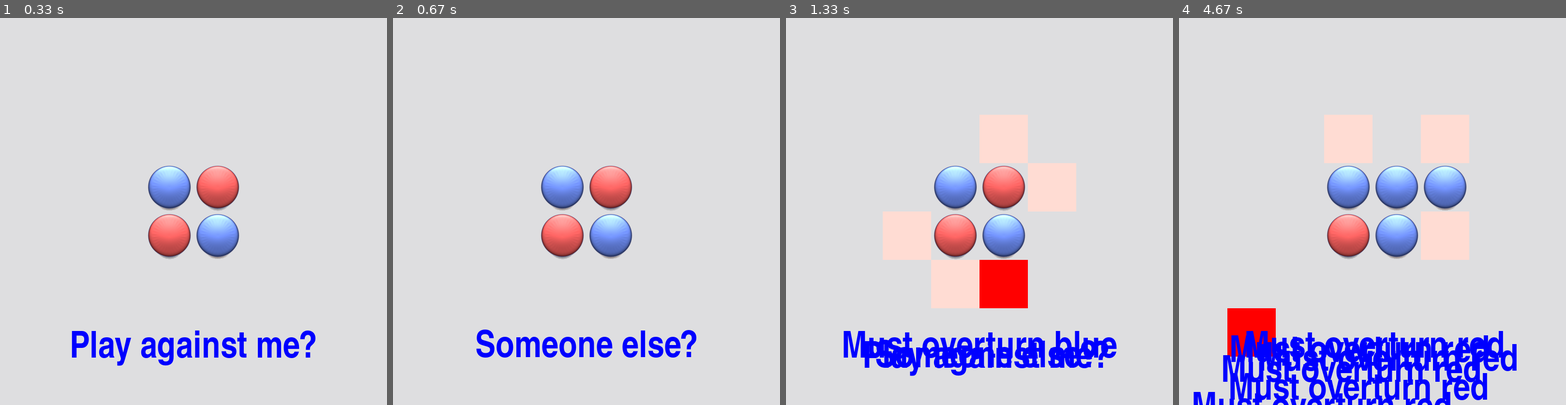
Above: before the commit, frames 1-4 (left to right).
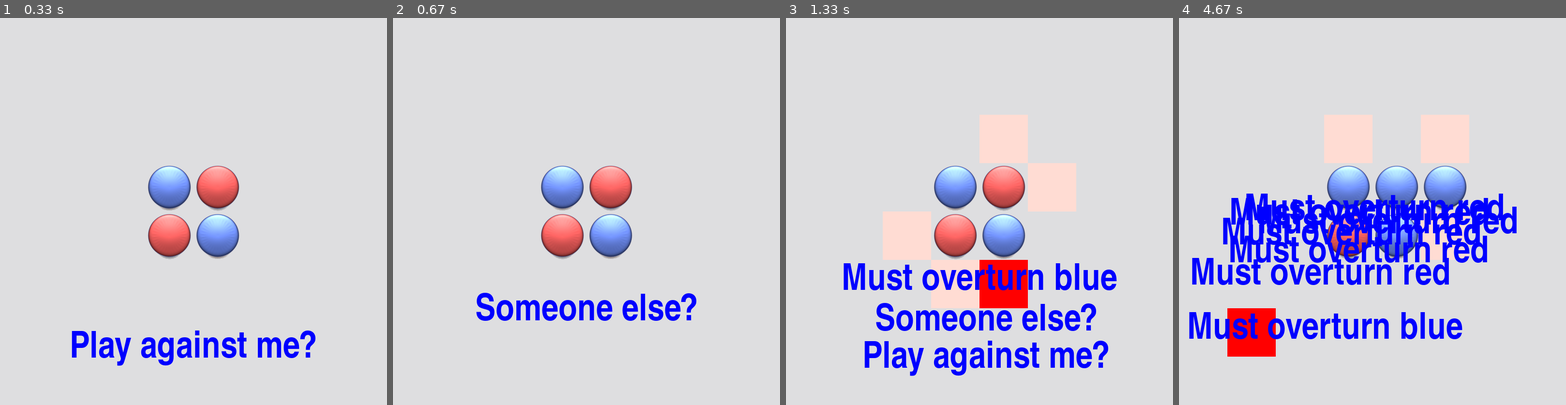
Above: after the commit, the same moments.

Repository: RageInTheCage/Random
Game: pygame game, started from Python/Reversi/Game.py
Two runs of this game, one before a commit and one after it. Both use one fixed random seed, a clock stepped at 60 frames per second and the inputs below.
Inputs (mouse positions are in pixels of both pictures, inside the frame that each line leads up to):
- Up to frame 1 (0.33 s): no input
- Up to frame 2 (0.67 s): tap N at 0.33 s
- Up to frame 3 (1.33 s): tap Y at 0.67 s; click (1018, 296) at 1.18 s
- Up to frame 4 (4.67 s): click (1515, 346) at 1.5 s; click (1279, 134) at 1.83 s; click (1372, 257) at 2.17 s; click (1449, 180) at 2.5 s; click (1507, 312) at 2.83 s; click (1248, 250) at 3.17 s; click (1260, 137) at 3.5 s; click (1279, 281) at 3.83 s; click (1511, 300) at 4.17 s; click (1256, 354) at 4.5 s

Frame 1 is identical in both runs. In frame 2, 3.5% of the frame differs, in the area x 21-79%, y 71-88%; in frame 3, 6.2%; in frame 4, 21%, in the area x 2-88%, y 45-100%.

Commit message:
Better handling of multiple text_overlays.  Stacked animation

Diff:
--- a/Python/Pygame/Animation.py
+++ b/Python/Pygame/Animation.py
@@ -1,8 +1,7 @@
 import random
-
 import pygame
 import sys
-
+import glob
 
 def load_image(name):
     image = pygame.image.load(name).convert()
@@ -13,8 +12,9 @@
     def __init__(self):
         super(Animation, self).__init__()
         self.images = []
-        for index in range(1, 17):
-            self.images.append(load_image("../Reversi/Animation/Reversi{0:04d}.png".format(index)))
+
+        for image_file_path in glob.glob('../Reversi/Animation/*.png'):
+            self.images.append(load_image(image_file_path))
 
         self.index = 0
         self.image = self.images[self.index]
--- a/Python/Reversi/Graphics.py
+++ b/Python/Reversi/Graphics.py
@@ -150,10 +150,21 @@
     def ask(self, question):
         self.fill()
         self.draw_board()
-        text_overlay = TextOverlay(self.game_display, question)
-        answer = text_overlay.ask()
-        self.text_overlays.append(text_overlay)
+        ask_overlay = TextOverlay(self.game_display, question)
+        self.append_text_overlays(ask_overlay)
+        answer = ask_overlay.ask()
         return answer
 
     def say(self, message):
-        self.text_overlays.append(TextOverlay(self.game_display, message))
+        new_overlay = TextOverlay(self.game_display, message)
+        self.append_text_overlays(new_overlay)
+
+    def append_text_overlays(self, new_overlay):
+        if len(self.text_overlays) > 0:
+            top_most_y = min(overlay.text_rectangle.top for overlay in self.text_overlays)
+            new_top = top_most_y - new_overlay.text_rectangle.height
+            max_top = (self.height - new_overlay.text_rectangle.height) / 2
+            if new_top < max_top:
+                new_top = max_top
+            new_overlay.text_rectangle.top = new_top
+        self.text_overlays.append(new_overlay)
